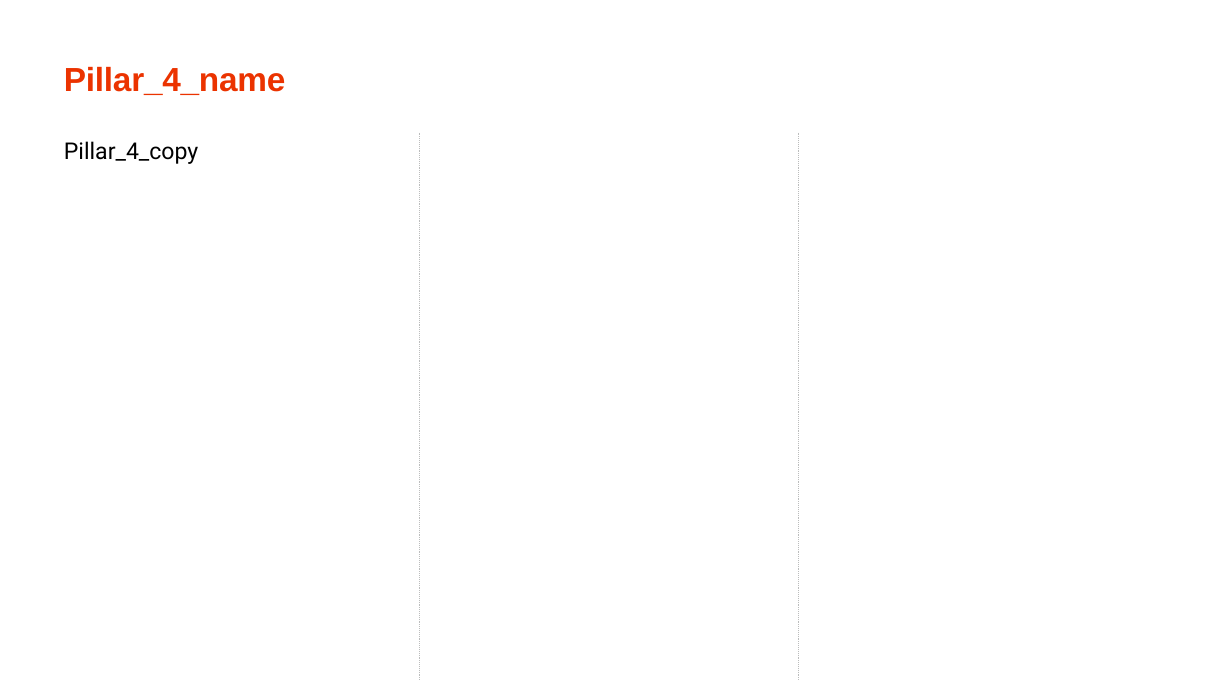
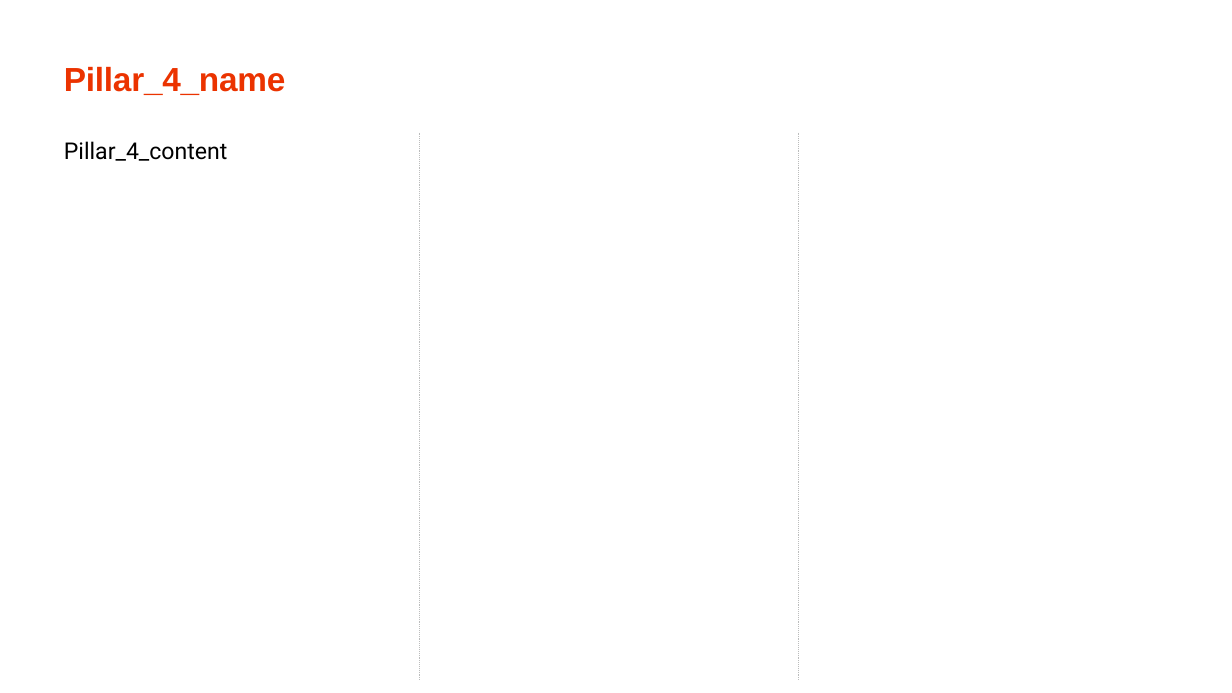
Before and after one commit to xpistos90210/templates, a slide deck: slide 4 of House_columns.pptx. Drawn at 1232x693 pixels with LibreOffice and Linux fonts; fonts in the diff are those of the drawing. Boxes give left, top, right and bottom in pixels: in the first picture for what was removed or moved away, otherwise in the second. Text is boxed around its words. In the diff, an @@ line names an element or a change of style, - is before the commit and + after.

```diff
--- a/House_columns.pptx
+++ b/House_columns.pptx
@@ text at [64,141,228,161]: text changed @@
-Pillar_4_copy
+Pillar_4_content
```
Also in this commit, not shown: 3 other slides changed.
